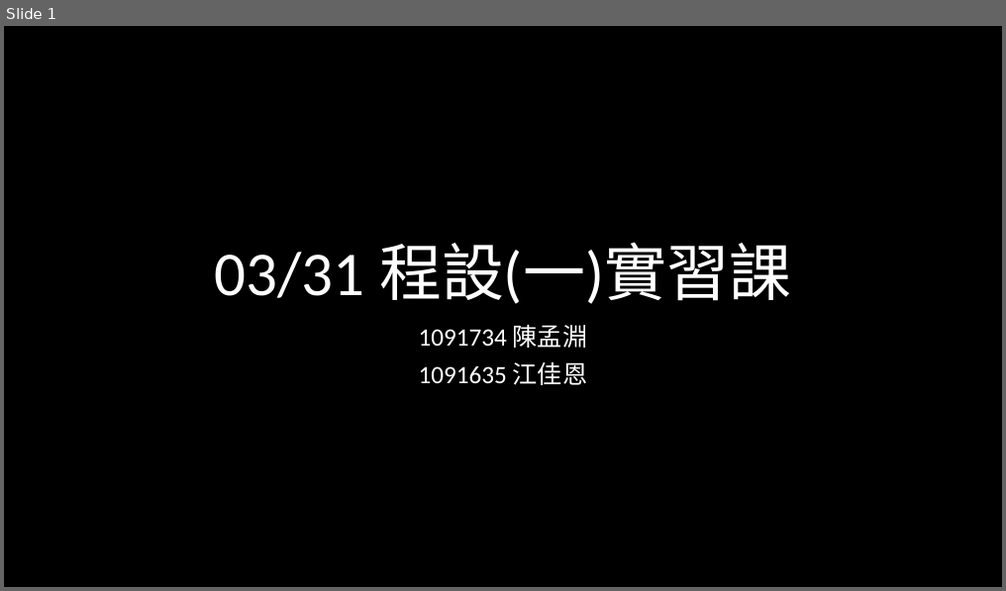
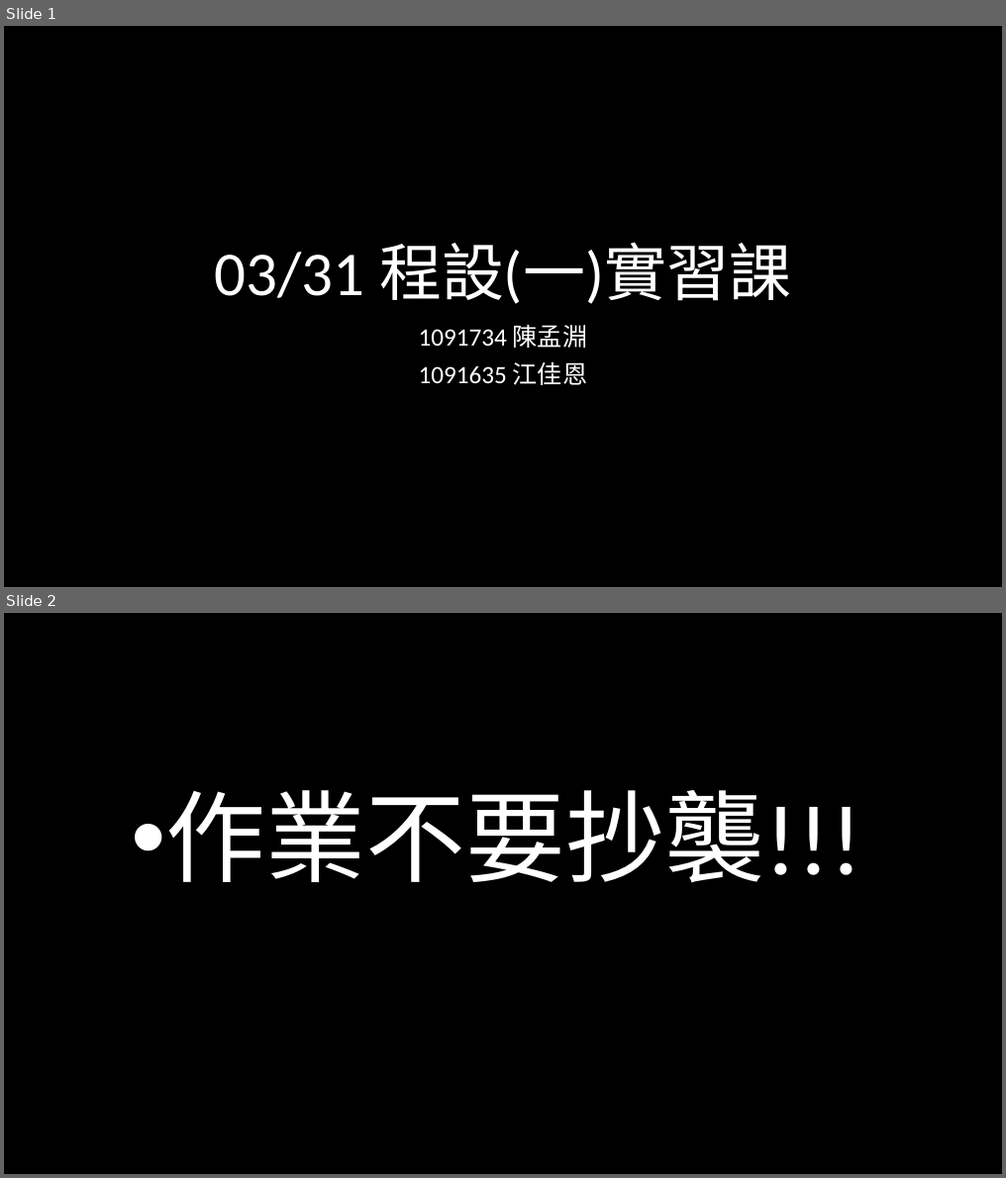
Before and after one commit to weermark/class, a slide deck: practical_class/class_ppt/0421程一實習.pptx. Shown one above the other, each under a label of ours: slide 1 before the commit, slides 1 and 2 after it. The pictures are 1006x591 and 1006x1178 pixels, drawn with LibreOffice and Linux fonts; fonts in the diff are those of the drawing. Boxes give left, top, right and bottom in pixels: in the first picture for what was removed or moved away, otherwise in the second. Text is boxed around its words. In the diff, an @@ line names an element or a change of style, - is before the commit and + after.

```diff
--- a/practical_class/class_ppt/0421程一實習.pptx
+++ b/practical_class/class_ppt/0421程一實習.pptx
@@ slide 2 added at box(4, 613, 1002, 1174), background #000000 @@
@@ text added at box(166, 790, 862, 883), 96 pt, text #FFFFFF @@
+• 作業不要抄襲!!!
```
Also in this commit, not shown: 1 slide changed, 15 other slides added, 1 other file.
